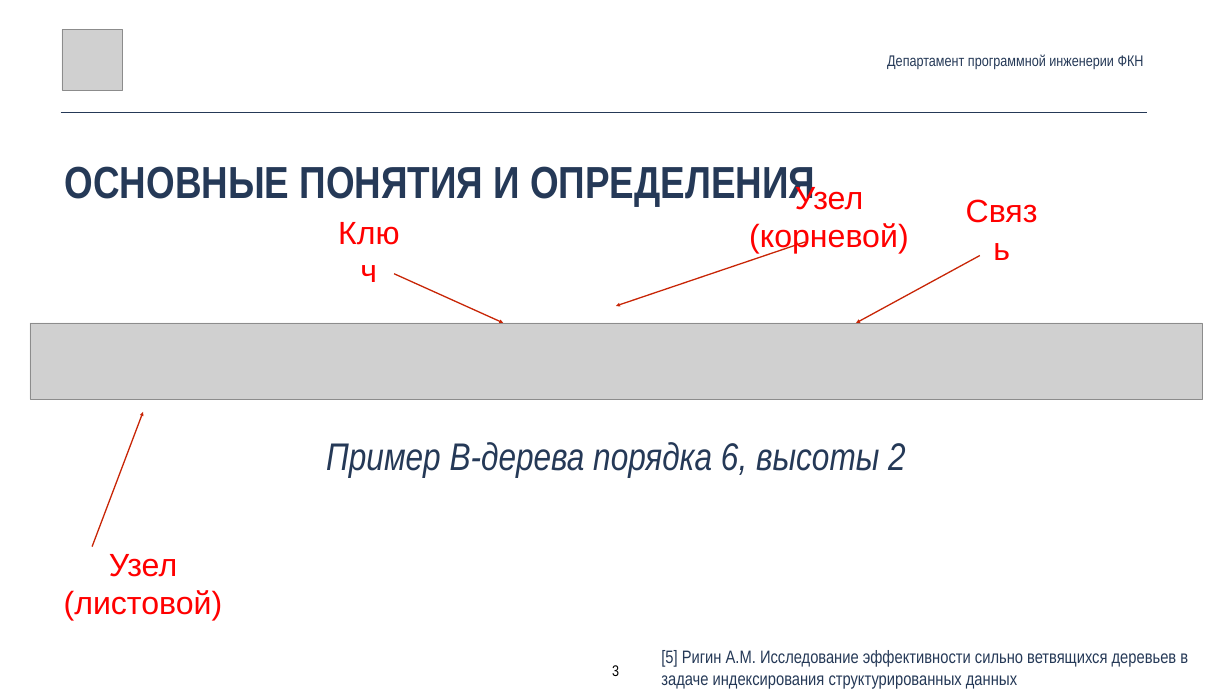
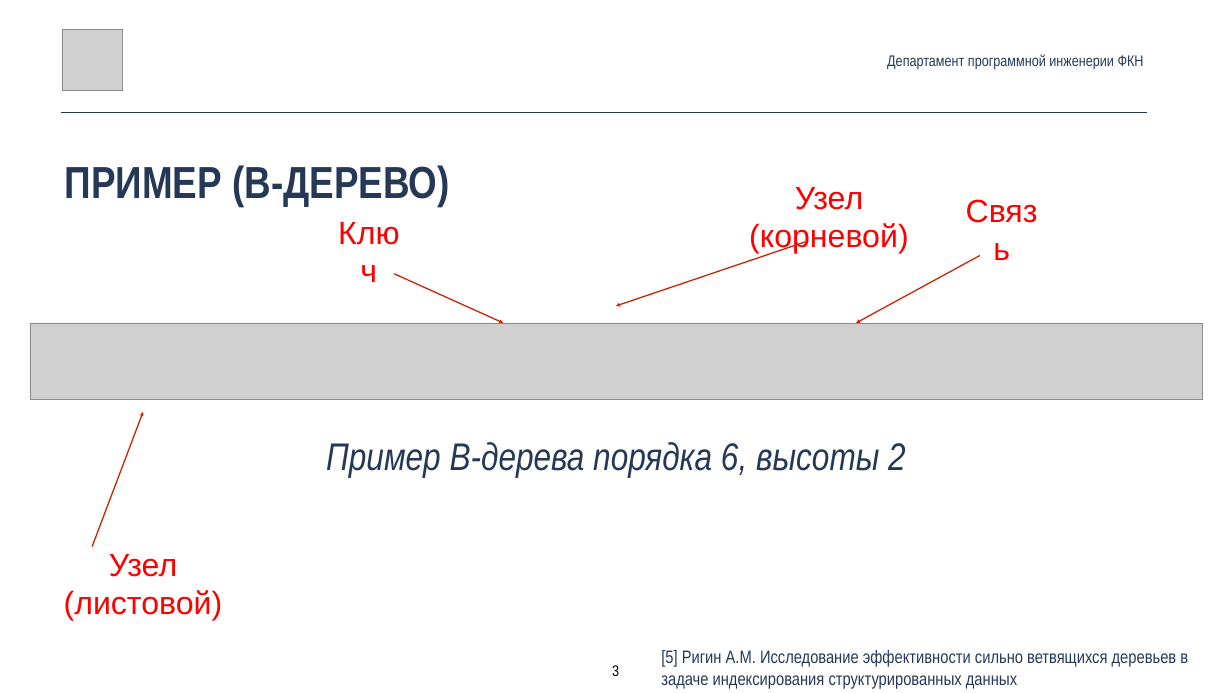
Before and after one commit to Glost/btrees_2019, a slide deck: slide 3 of root/docs/slides/Ригин_ВКР_Защита.pptx. Drawn at 1232x693 pixels with LibreOffice and Linux fonts; fonts in the diff are those of the drawing; grey boxes stand for pictures. Boxes give left, top, right and bottom in pixels: in the first picture for what was removed or moved away, otherwise in the second. Text is boxed around its words. In the diff, an @@ line names an element or a change of style, - is before the commit and + after.

```diff
--- a/root/docs/slides/Ригин_ВКР_Защита.pptx
+++ b/root/docs/slides/Ригин_ВКР_Защита.pptx
@@ text at box(65, 165, 449, 207): text changed @@
-ОСНОВНЫЕ ПОНЯТИЯ И ОПРЕДЕЛЕНИЯ
+ПРИМЕР (B-ДЕРЕВО)
```
Also in this commit, not shown: 5 other slides changed, 3 other files.
